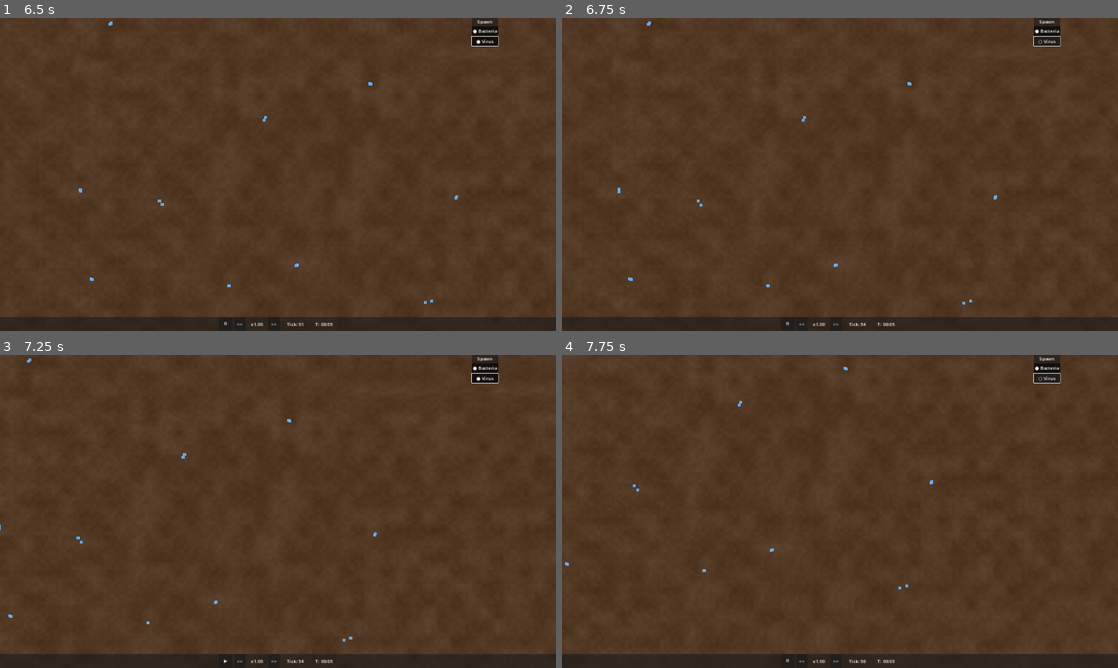
Above: before the commit, frames 1-4 (two rows, left to right).
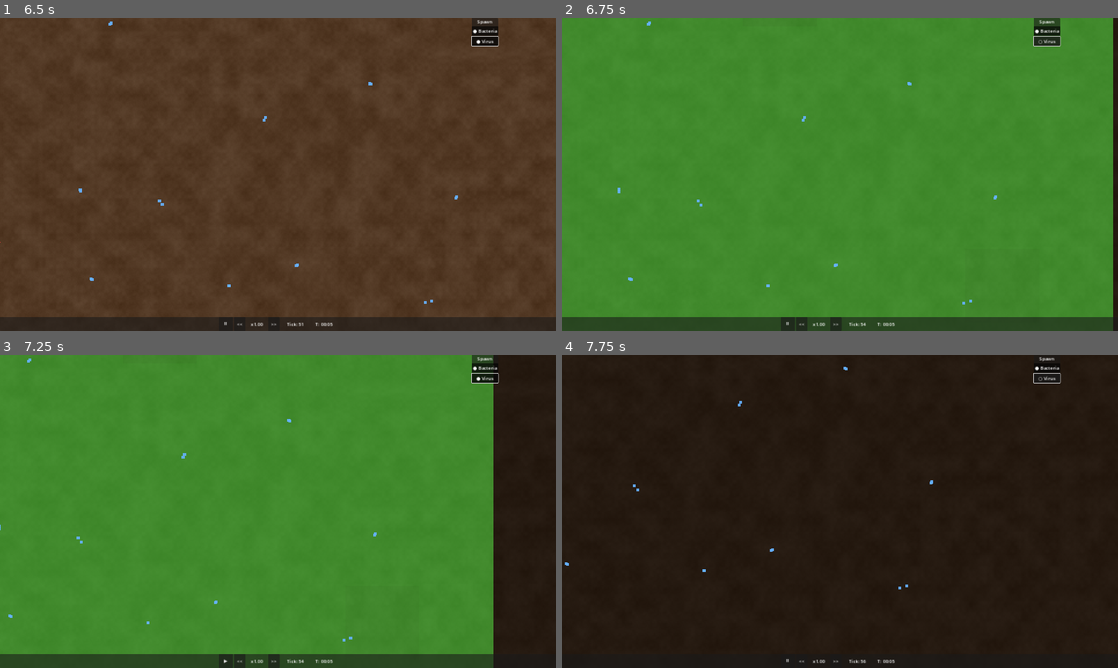
Above: after the commit, the same moments.

Repository: trinityUwU/Primordia
Game: Godot game, scene res://scenes/World.tscn
Same seed, same stepped clock (60 frames per second), same inputs: the game is played once before the commit and once after it.
Inputs (mouse positions are in pixels of both pictures, inside the frame that each line leads up to):
- Up to frame 1 (6.5 s): click "⏸" at 0.5 s; click "▶" at 1.25 s; click "<<" at 2 s; click ">>" at 2.75 s; click "● Bacteria" at 3.5 s; click "○ Bacteria" at 4.25 s; click "● Virus" at 5 s; click "○ Virus" at 5.75 s
- Up to frame 2 (6.75 s): tap Enter at 6.5 s; move the mouse to (962, 158) at 6.52 s; hold D from 6.53 s (still down); tap H at 6.6 s; click (962, 158) at 6.67 s
- Up to frame 3 (7.25 s): keep holding D; tap Space at 6.77 s
- Up to frame 4 (7.75 s): move the mouse to (728, 527) at 7.27 s; release D at 7.28 s; hold S from 7.28 s (still down); tap H at 7.35 s; tap Space at 7.52 s

Frame 1 is identical in both runs. In frame 2, 99% of the frame differs, in the area x 0-100%, y 0-100%; in frame 3, 99%; in frame 4, 95%.

Commit message:
feat: heatmap overlay — H cycles nutrients/toxins/temperature
MultiMesh quads per visible chunk, semi-transparent color encoding:
nutrients (black→green→yellow), toxins (transparent→red),
temperature (blue→red, 0-40°C). Mode shown in debug overlay.
16-sample average per chunk for perf.

Co-Authored-By: Claude Sonnet 4.6 <noreply@anthropic.com>

Diff:
--- /dev/null
+++ b/scenes/HeatmapOverlay.tscn
@@ -0,0 +1,6 @@
+[gd_scene load_steps=2 format=3 uid="uid://heatmapoverlay"]
+
+[ext_resource type="Script" path="res://scripts/rendering/HeatmapOverlay.gd" id="1_hm"]
+
+[node name="HeatmapOverlay" type="Node2D"]
+script = ExtResource("1_hm")
--- a/scenes/World.tscn
+++ b/scenes/World.tscn
@@ -8,6 +8,7 @@
 [ext_resource type="PackedScene" uid="uid://agentlayer" path="res://scenes/AgentLayer.tscn" id="6_agentlayer"]
 [ext_resource type="PackedScene" uid="uid://spawncontrolpanel" path="res://scenes/ui/SpawnControlPanel.tscn" id="7_scp"]
 [ext_resource type="PackedScene" uid="uid://biomerenderer" path="res://scenes/BiomeRenderer.tscn" id="8_br"]
+[ext_resource type="PackedScene" uid="uid://heatmapoverlay" path="res://scenes/HeatmapOverlay.tscn" id="10_hm"]
 [ext_resource type="PackedScene" uid="uid://biomeeditor" path="res://scenes/ui/BiomeEditor.tscn" id="9_be"]
 
 [sub_resource type="ShaderMaterial" id="ShaderMaterial_grid"]
@@ -19,6 +20,8 @@
 script = ExtResource("1_world")
 
 [node name="BiomeRenderer" parent="." instance=ExtResource("8_br")]
+
+[node name="HeatmapOverlay" parent="." instance=ExtResource("10_hm")]
 
 [node name="Camera2D" type="Camera2D" parent="."]
 position = Vector2(1024, 512)
--- /dev/null
+++ b/scripts/rendering/HeatmapOverlay.gd
@@ -0,0 +1,93 @@
+extends Node2D
+
+const CHUNK_PX: float = WorldGrid.CHUNK_WORLD_SIZE
+const HEATMAP_FIELDS: Array[String] = ["", "nutrients", "toxins", "temperature"]
+const HEATMAP_LABELS: Array[String] = ["OFF", "Nutrients", "Toxins", "Temperature"]
+const TEMP_MAX: float = 40.0
+
+var mode: int = 0  # 0=off, 1=nutrients, 2=toxins, 3=temperature
+
+var _multimesh: MultiMesh
+var _mmi: MultiMeshInstance2D
+var _allocated: int = 0
+
+
+func _ready() -> void:
+	add_to_group("heatmap_overlay")
+	_multimesh = MultiMesh.new()
+	_multimesh.transform_format = MultiMesh.TRANSFORM_2D
+	_multimesh.use_custom_data = true
+	_multimesh.instance_count = 0
+
+	var quad := QuadMesh.new()
+	quad.size = Vector2(CHUNK_PX, CHUNK_PX)
+	_multimesh.mesh = quad
+
+	_mmi = MultiMeshInstance2D.new()
+	_mmi.multimesh = _multimesh
+	var shader := load("res://shaders/heatmap.gdshader") as Shader
+	if shader:
+		var mat := ShaderMaterial.new()
+		mat.shader = shader
+		_mmi.material = mat
+	add_child(_mmi)
+	_mmi.visible = false
+
+
+func _unhandled_input(event: InputEvent) -> void:
+	if event is InputEventKey:
+		var key := event as InputEventKey
+		if key.pressed and key.keycode == KEY_H:
+			mode = (mode + 1) % HEATMAP_FIELDS.size()
+			_mmi.visible = mode != 0
+			get_viewport().set_input_as_handled()
+
+
+func _process(_delta: float) -> void:
+	if mode == 0:
+		return
+	_update()
+
+
+func _update() -> void:
+	var camera: Camera2D = get_viewport().get_camera_2d()
+	if camera == null:
+		return
+	var vp_size: Vector2 = get_viewport().get_visible_rect().size
+	var half: Vector2 = vp_size * 0.5 / camera.zoom
+	var cam_pos: Vector2 = camera.global_position
+	var min_chunk: Vector2i = WorldGrid.world_to_chunk(cam_pos - half - Vector2(CHUNK_PX, CHUNK_PX))
+	var max_chunk: Vector2i = WorldGrid.world_to_chunk(cam_pos + half + Vector2(CHUNK_PX, CHUNK_PX))
+
+	var needed: int = (max_chunk.x - min_chunk.x + 1) * (max_chunk.y - min_chunk.y + 1)
+	if needed > _allocated:
+		_allocated = needed + 32
+		_multimesh.instance_count = _allocated
+
+	var field: String = HEATMAP_FIELDS[mode]
+	var slot: int = 0
+	for cy in range(min_chunk.y, max_chunk.y + 1):
+		for cx in range(min_chunk.x, max_chunk.x + 1):
+			var coord: Vector2i = Vector2i(cx, cy)
+			var val: float = _sample_chunk_avg(coord, field)
+			if mode == 3:
+				val = clamp(val / TEMP_MAX, 0.0, 1.0)
+			var center: Vector2 = Vector2(cx, cy) * CHUNK_PX + Vector2(CHUNK_PX * 0.5, CHUNK_PX * 0.5)
+			_multimesh.set_instance_transform_2d(slot, Transform2D(0.0, Vector2.ONE, 0.0, center))
+			_multimesh.set_instance_custom_data(slot, Color(val, float(mode), 0.0, 0.0))
+			slot += 1
+
+	_multimesh.visible_instance_count = slot
+
+
+func _sample_chunk_avg(coord: Vector2i, field: String) -> float:
+	if not WorldGrid._chunks.has(coord):
+		return 0.0
+	var arr: Array = WorldGrid._chunks[coord]["fields"][field]
+	var total: float = 0.0
+	var step: int = 64
+	var count: int = 0
+	for i in range(0, arr.size(), step):
+		total += arr[i]
+		count += 1
+	return total / count if count > 0 else 0.0
--- a/scripts/ui/DebugOverlay.gd
+++ b/scripts/ui/DebugOverlay.gd
@@ -27,8 +27,16 @@
 	var tick_rate_real: float = SimulationClock.get_sim_fps()
 	var mouse_grid: Vector2i = _get_mouse_grid_coords()
 	var counts: Dictionary = _count_by_type()
+	var heatmap_node: Node = get_tree().get_first_node_in_group("heatmap_overlay")
+	var heatmap_str: String = ""
+	if heatmap_node:
+		var hm := heatmap_node as Node
+		var lbl: Array[String] = ["OFF", "Nutrients", "Toxins", "Temperature"]
+		var m: int = hm.get("mode") if hm.get("mode") != null else 0
+		if m != 0:
+			heatmap_str = "\nHeatmap: " + lbl[m]
 	_label.text = (
-		"FPS: %d\nTick rate: %.1f/s\nBacteria: %d\nVirus: %d\nTotal: %d\nZoom: %d\nGrid: %d,%d" % [
+		"FPS: %d\nTick rate: %.1f/s\nBacteria: %d\nVirus: %d\nTotal: %d\nZoom: %d\nGrid: %d,%d%s" % [
 			int(render_fps),
 			tick_rate_real,
 			counts.get(AgentPool.TYPE_BACTERIUM, 0),
@@ -37,6 +45,7 @@
 			_zoom_level,
 			mouse_grid.x,
 			mouse_grid.y,
+			heatmap_str,
 		]
 	)
 
--- /dev/null
+++ b/shaders/heatmap.gdshader
@@ -0,0 +1,28 @@
+shader_type canvas_item;
+
+varying flat float v_value;
+varying flat float v_mode;
+
+void vertex() {
+    v_value = INSTANCE_CUSTOM.r;
+    v_mode  = INSTANCE_CUSTOM.g;
+}
+
+void fragment() {
+    float t = clamp(v_value, 0.0, 1.0);
+    vec3 col;
+    int mode = int(v_mode + 0.5);
+    if (mode == 1) {
+        // nutrients: black → green → yellow
+        col = mix(mix(vec3(0.0), vec3(0.2, 0.8, 0.2), t * 2.0),
+                  mix(vec3(0.2, 0.8, 0.2), vec3(1.0, 1.0, 0.0), (t - 0.5) * 2.0),
+                  step(0.5, t));
+    } else if (mode == 2) {
+        // toxins: transparent → red
+        col = vec3(1.0, 0.1, 0.1) * t;
+    } else {
+        // temperature: blue (cold) → red (hot), normalized 0-40°C
+        col = mix(vec3(0.1, 0.2, 0.9), vec3(0.9, 0.2, 0.1), t);
+    }
+    COLOR = vec4(col, 0.55);
+}
Not shown: 1 places in scenes/World.tscn that only renumber resources
